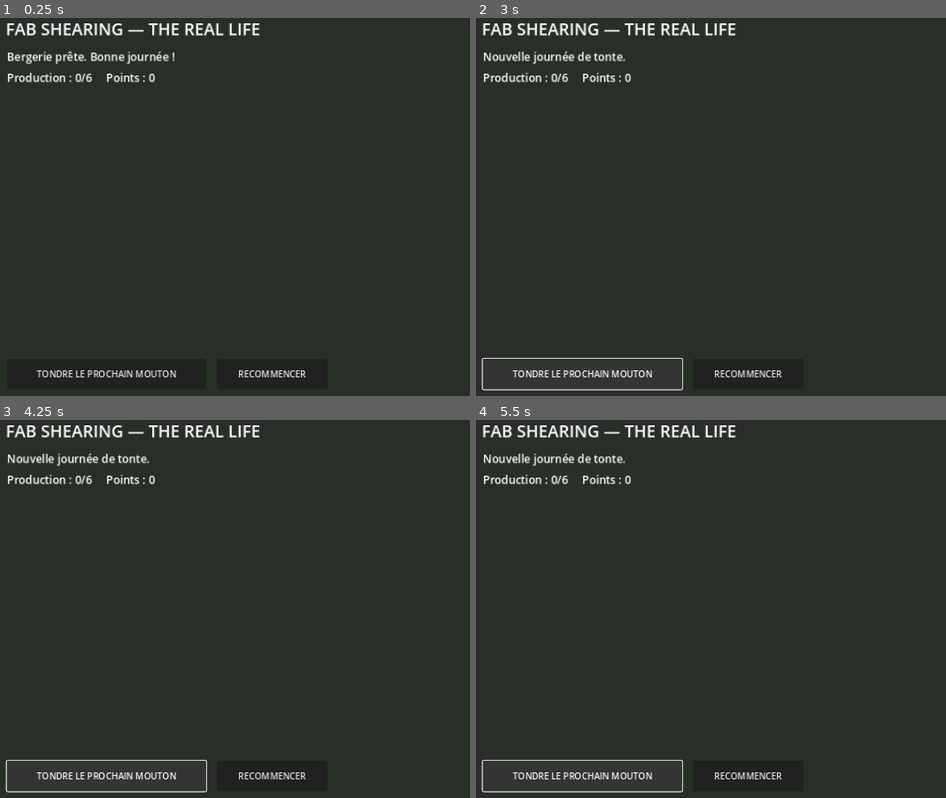
Above: before the commit, frames 1-4 (two rows, left to right).
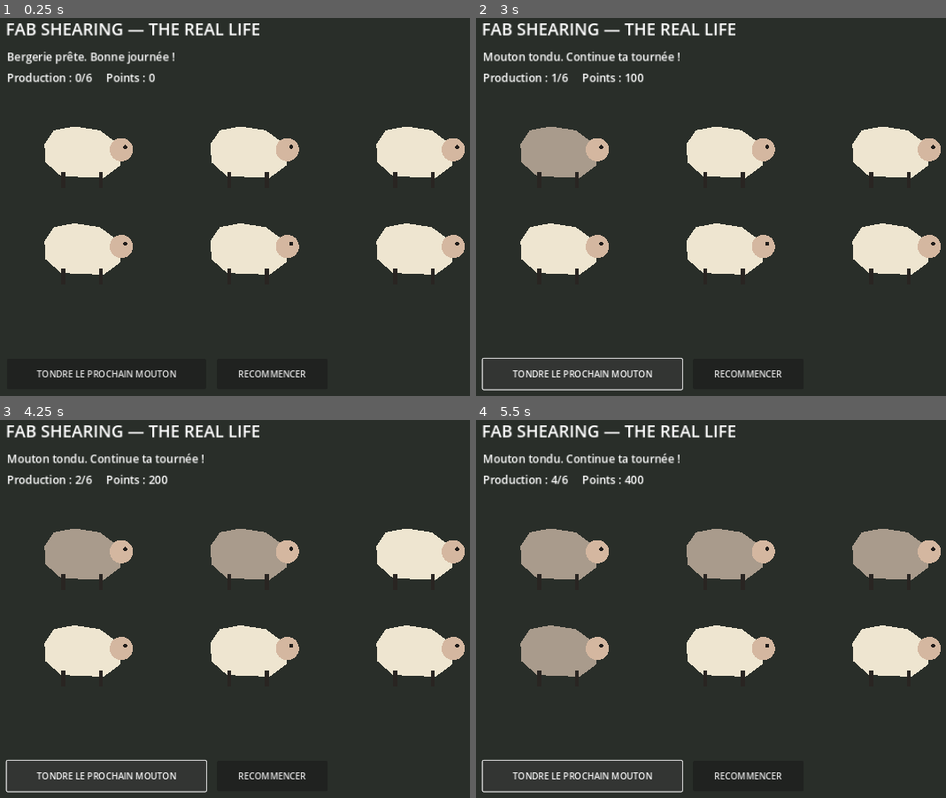
Above: after the commit, the same moments.

Repository: fabtontedemouton/-fab-shearing
Game: Godot game, scene res://main.tscn
Same seed, same stepped clock (60 frames per second), same inputs: the game is played once before the commit and once after it.
Inputs:
- Up to frame 1 (0.25 s): no input
- Up to frame 2 (3 s): click "RECOMMENCER" at 0.5 s; click "RECOMMENCER" at 1.25 s; click "RECOMMENCER" at 2 s; click "TONDRE LE PROCHAIN MOUTON" at 2.75 s
- Up to frame 3 (4.25 s): click "TONDRE LE PROCHAIN MOUTON" at 3.5 s
- Up to frame 4 (5.5 s): click "TONDRE LE PROCHAIN MOUTON" at 4.25 s; tap Enter at 5 s

The runs differ from the first frame. In frame 1, 11% of the frame differs, in the area x 9-99%, y 28-68%; in frame 2, 12%, in the area x 2-99%, y 8-68%; in frame 3, 12%; in frame 4, 12%.
Error before the commit: Invalid access to property or key 'is_shorn' on a base object of type 'Node2D'. (res://main.gd:60)

Commit message:
Update main.gd

Diff:
--- a/main.gd
+++ b/main.gd
@@ -1,8 +1,10 @@
+
 extends Node2D
 
 var sheep_total := 6
 var sheep_shorn := 0
 var points := 0
+
 var info_label: Label
 var score_label: Label
 var sheep_list: Array[Node2D] = []
@@ -47,13 +49,18 @@
 
     _refresh()
 
+
 func _spawn_sheep() -> void:
     for i in range(sheep_total):
         var sheep := Node2D.new()
-        sheep.set_script(load("res://scripts/sheep.gd"))
-        sheep.position = Vector2(170 + (i % 3) * 300, 270 + int(i / 3) * 175)
+        sheep.set_script(load("res://sheep.gd"))
+        sheep.position = Vector2(
+            170 + (i % 3) * 300,
+            270 + int(i / 3) * 175
+        )
         add_child(sheep)
         sheep_list.append(sheep)
+
 
 func _shear_next() -> void:
     for sheep in sheep_list:
@@ -64,19 +71,30 @@
             info_label.text = "Mouton tondu. Continue ta tournée !"
             _refresh()
             return
+
     info_label.text = "Tous les moutons sont tondus. Recommence une journée."
+
 
 func _reset_day() -> void:
     for sheep in sheep_list:
         sheep.queue_free()
+
     sheep_list.clear()
     sheep_shorn = 0
     points = 0
+
     _spawn_sheep()
+
     info_label.text = "Nouvelle journée de tonte."
     _refresh()
 
+
 func _refresh() -> void:
-    score_label.text = "Production : %d/%d     Points : %d" % [sheep_shorn, sheep_total, points]
+    score_label.text = "Production : %d/%d     Points : %d" % [
+        sheep_shorn,
+        sheep_total,
+        points
+    ]
+
     if info_label.text.is_empty():
         info_label.text = "Bergerie prête. Bonne journée !"
